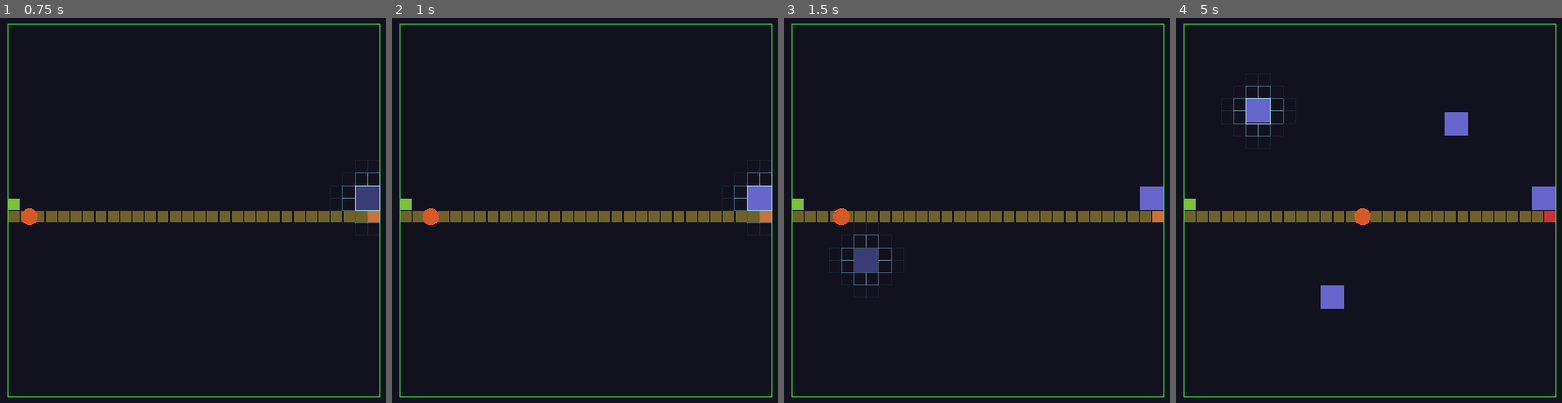
Above: before the commit, frames 1-4 (left to right).
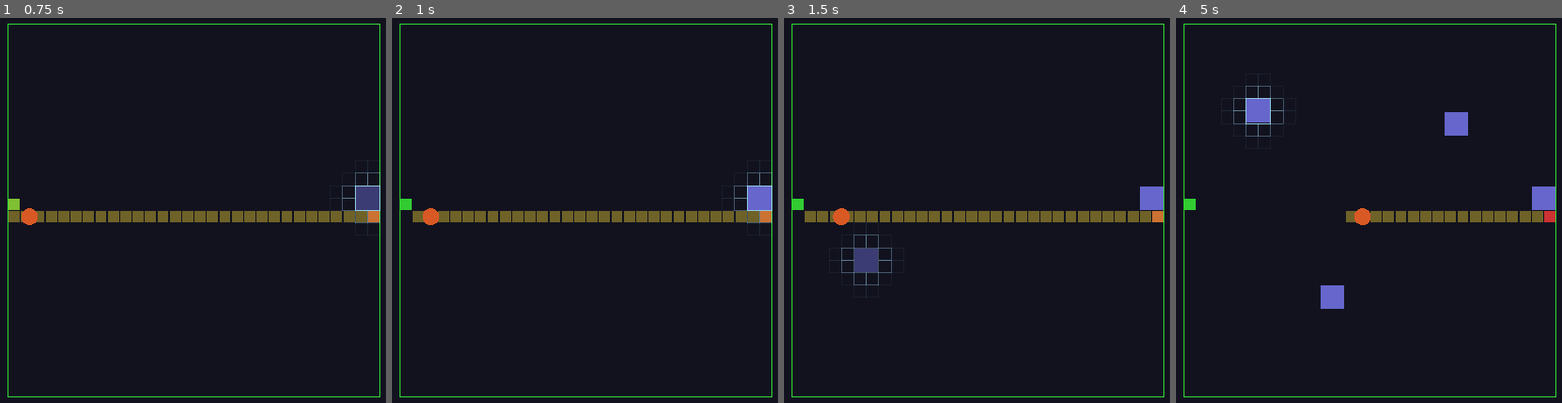
Above: after the commit, the same moments.

Repository: TimGoergen/critter-quitters
Game: Godot game, scene res://Main.tscn
Same seed, same stepped clock (60 frames per second), same inputs: the game is played once before the commit and once after it.
Inputs (mouse positions are in pixels of both pictures, inside the frame that each line leads up to):
- Up to frame 1 (0.75 s): tap Enter at 0.5 s; move the mouse to (358, 191) at 0.52 s; click (358, 191) at 0.67 s
- Up to frame 2 (1 s): no input
- Up to frame 3 (1.5 s): tap Space at 1.25 s; drag from (826, 229) to (942, 295) at 1.27 s
- Up to frame 4 (5 s): move the mouse to (1446, 118) at 2.02 s; click (1446, 118) at 2.17 s; drag from (1334, 295) to (outside the picture) at 2.77 s; move the mouse to (outside the picture) at 3.52 s; click (outside the picture) at 3.67 s; tap Enter at 4.25 s; drag from (outside the picture) to (1257, 106) at 4.27 s

Frame 1 is identical in both runs. In frame 2, 0.2% of the frame differs, in the area x 2-6%, y 46-54%; in frame 3, 0.2%; in frame 4, 1.2%, in the area x 2-44%, y 46-54%.

Commit message:
Path line shows enemy route; fix mid-segment redirect
- Yellow path line now shows the enemy's actual path from current cell
  to exit, not the global entrance-to-exit path; falls back to full path
  when no enemies are active
- Enemy.update_path() no longer interrupts mid-segment when the current
  target is still valid on the new path — only redirects if the immediate
  next cell was removed, eliminating the curve-back artefact

Co-Authored-By: Claude Sonnet 4.6 <noreply@anthropic.com>

Diff:
--- a/game/arena/Arena.gd
+++ b/game/arena/Arena.gd
@@ -198,23 +198,23 @@
 # ---------------------------------------------------------------------------
 
 func _on_path_updated(new_path: Array[Vector2i]) -> void:
+	# Compute a fresh optimal path for each enemy, then use that path for the
+	# yellow line so it always shows the enemy's actual route to the exit.
+	# Phase 1 has one enemy — falls back to entrance→exit if none are active.
+	var display_path := new_path
+	for enemy in _active_enemies:
+		var enemy_path := _pathfinder.find_path_from(enemy.get_current_cell())
+		if not enemy_path.is_empty():
+			enemy.update_path(enemy_path)
+			display_path = enemy_path
+
 	_clear_path_visuals()
-
-	for cell in new_path:
-		# Only draw path markers on traversable cells — skip trap cells
-		# (they block the path) and entrance/exit (already have markers).
+	for cell in display_path:
 		var state := _grid.get_cell(cell)
 		if state == Grid.CellState.EMPTY \
 				or state == Grid.CellState.ENTRANCE \
 				or state == Grid.CellState.EXIT:
 			_spawn_path_marker(cell)
-
-	# Give each enemy a fresh A* path from its current cell to the exit
-	# so every enemy takes the optimal route given the new grid layout.
-	for enemy in _active_enemies:
-		var enemy_path := _pathfinder.find_path_from(enemy.get_current_cell())
-		if not enemy_path.is_empty():
-			enemy.update_path(enemy_path)
 
 
 # ---------------------------------------------------------------------------
--- a/game/enemies/Enemy.gd
+++ b/game/enemies/Enemy.gd
@@ -101,9 +101,15 @@
 	if new_path.size() < 2:
 		_path = new_path
 		return
-	_path        = new_path
-	_path_index  = 1
-	_target_cell = new_path[1]
+	_path = new_path
+	var target_idx := new_path.find(_target_cell)
+	if target_idx > 0:
+		# Already heading toward a cell on the new path — finish the segment
+		# without interruption rather than snapping to a new direction mid-cell.
+		_path_index = target_idx
+	else:
+		_path_index  = 1
+		_target_cell = new_path[1]
 
 
 ## Returns the last cell the enemy fully arrived at.
